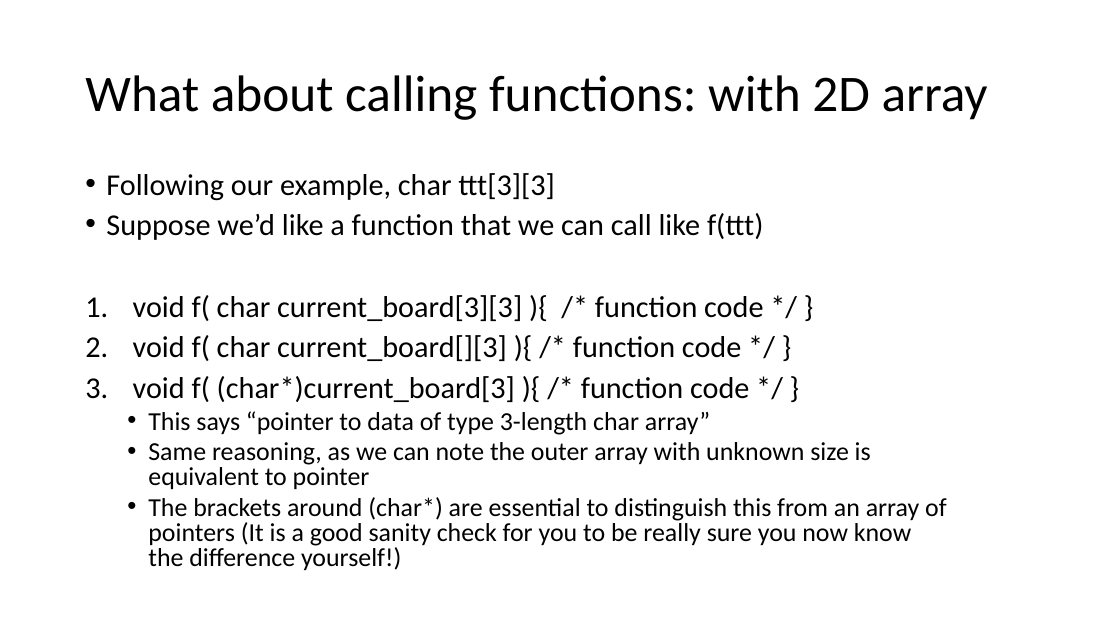
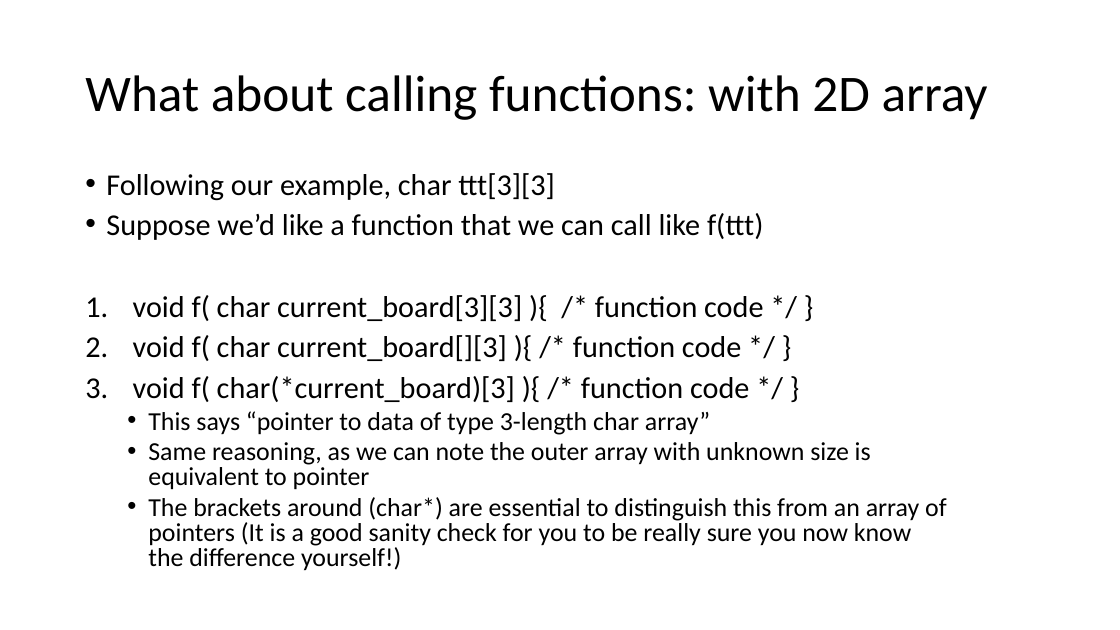
Before and after one commit to dmeger/COMP206_Fall2018_Lectures_Public, a slide deck: slide 23 of Slides/Lecture11-2DArrays.pptx (slide 22 before the commit). Drawn at 1120x630 pixels with LibreOffice and Linux fonts; fonts in the diff are those of the drawing. Boxes give left, top, right and bottom in pixels: in the first picture for what was removed or moved away, otherwise in the second. Text is boxed around its words. In the diff, an @@ line names an element or a change of style, - is before the commit and + after.

Commit message:
Fixed bug.

```diff
--- a/Slides/Lecture11-2DArrays.pptx
+++ b/Slides/Lecture11-2DArrays.pptx
@@ text at (133, 376, 749, 402): text changed @@
-3. void f( (char*)current_board[3] ){ /* function code */ }
+3. void f( char(*current_board)[3] ){ /* function code */ }
```
Also in this commit, not shown: 1 other slide changed, 1 slide added.
